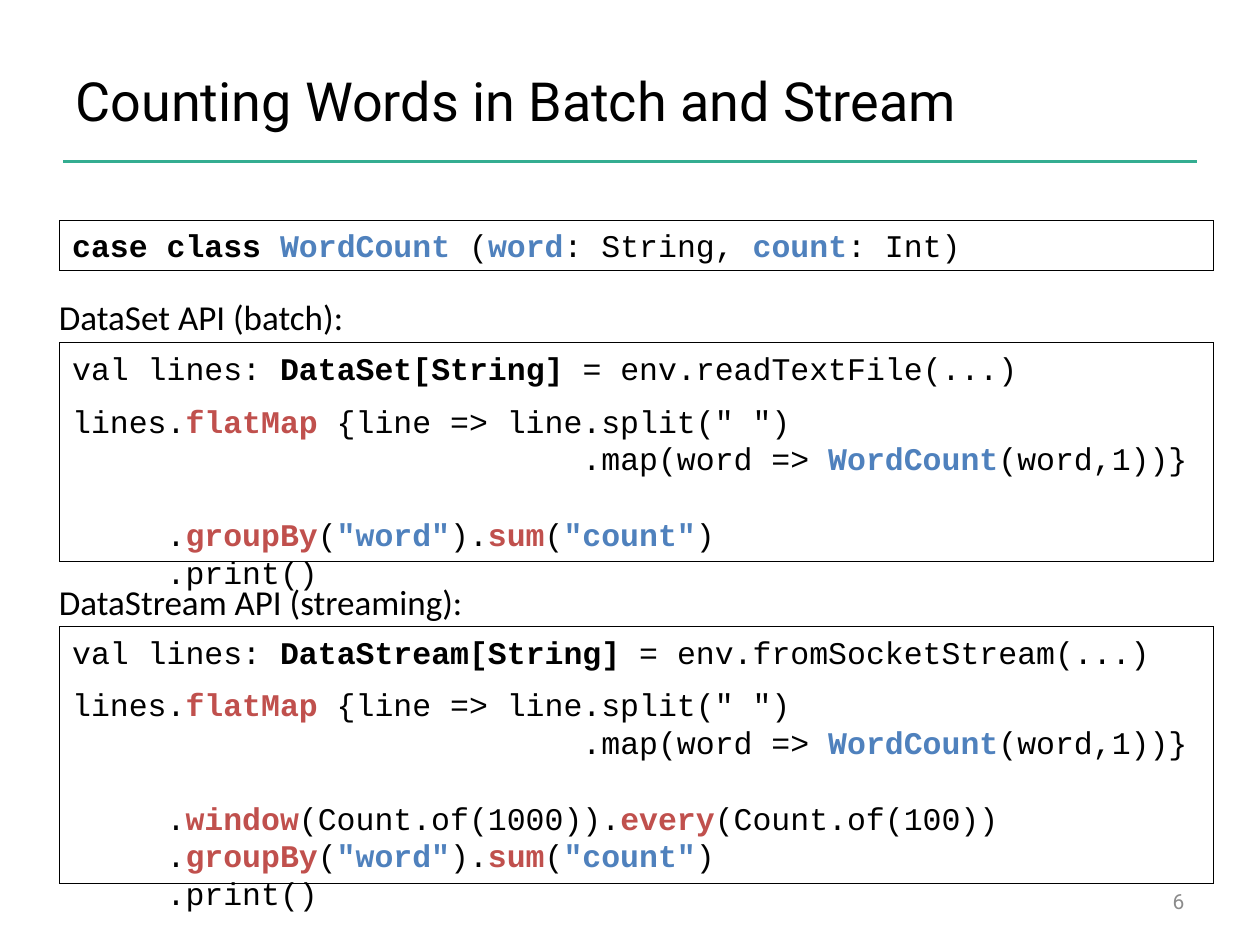
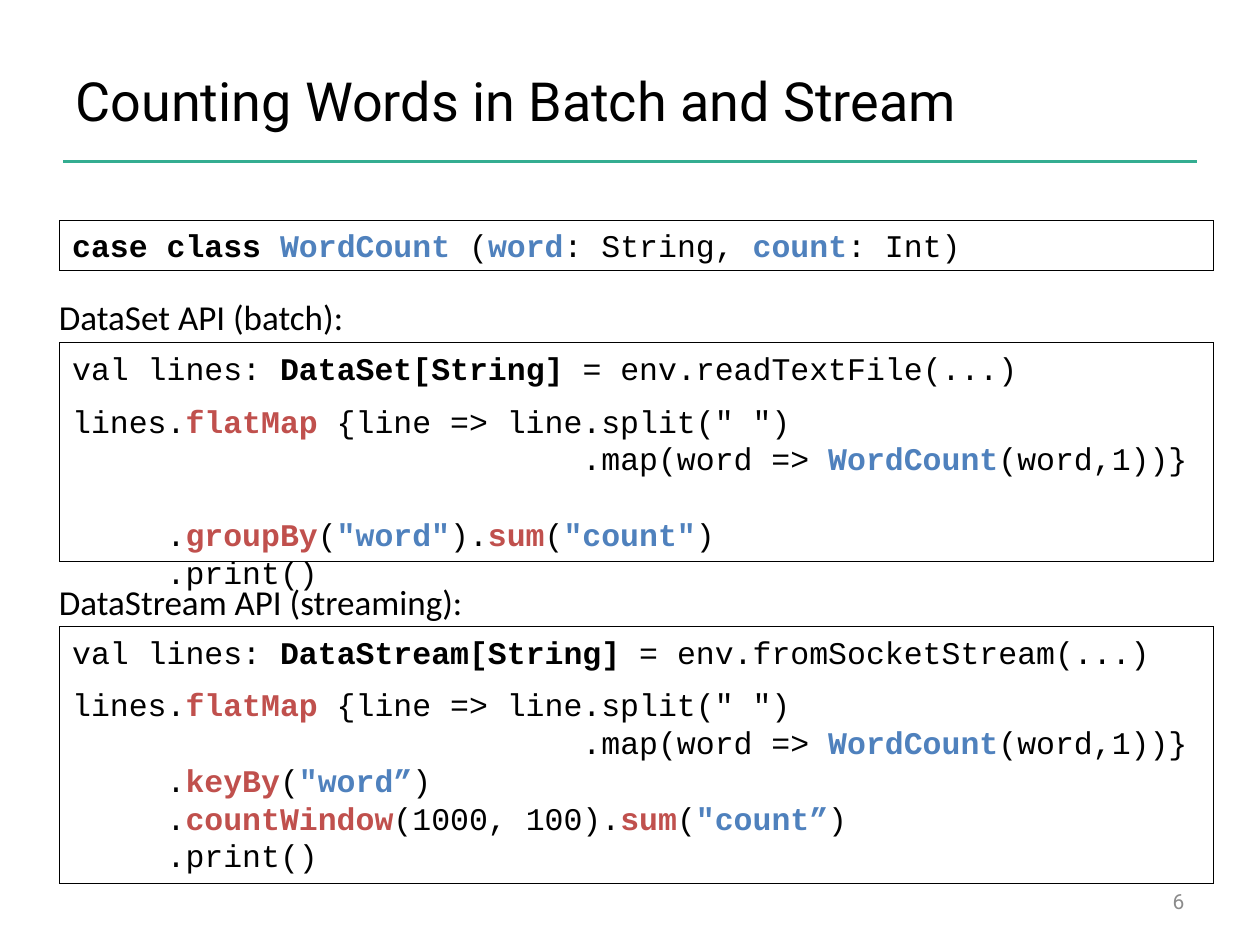
Before and after one commit to dataArtisans/flink-training-web, a slide deck: slide 6 of slides/closing.pptx. Drawn at 1260x945 pixels with LibreOffice and Linux fonts; fonts in the diff are those of the drawing; background and template pictures are left out. Boxes give left, top, right and bottom in pixels: in the first picture for what was removed or moved away, otherwise in the second. Text is boxed around its words. In the diff, an @@ line names an element or a change of style, - is before the commit and + after.

Commit message:
[slides] update to 1.0.0 changes

```diff
--- a/slides/closing.pptx
+++ b/slides/closing.pptx
@@ text in rectangle at (167,769,847,837): text changed; text colour #000000 to #C0504D; bold on @@
-.window(Count.of(1000)).every(Count.of(100))
-.groupBy("word").sum("count")
+.keyBy("word”)
+.countWindow(1000, 100).sum("count”)
```
Also in this commit, not shown: 5 other files.
